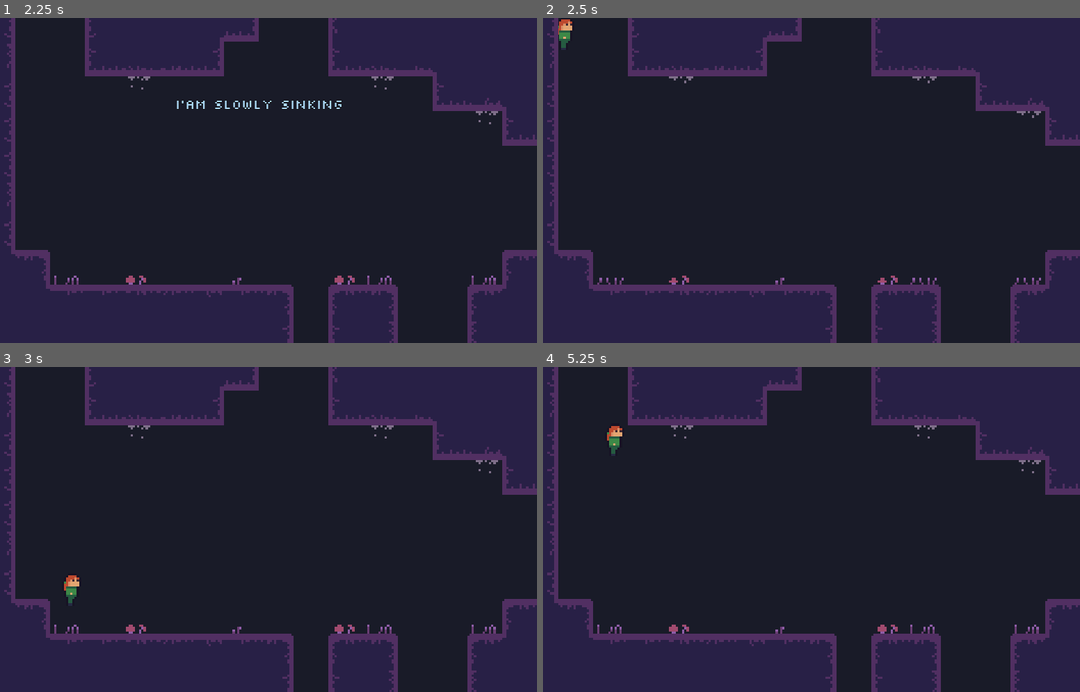
Above: before the commit, frames 1-4 (two rows, left to right).
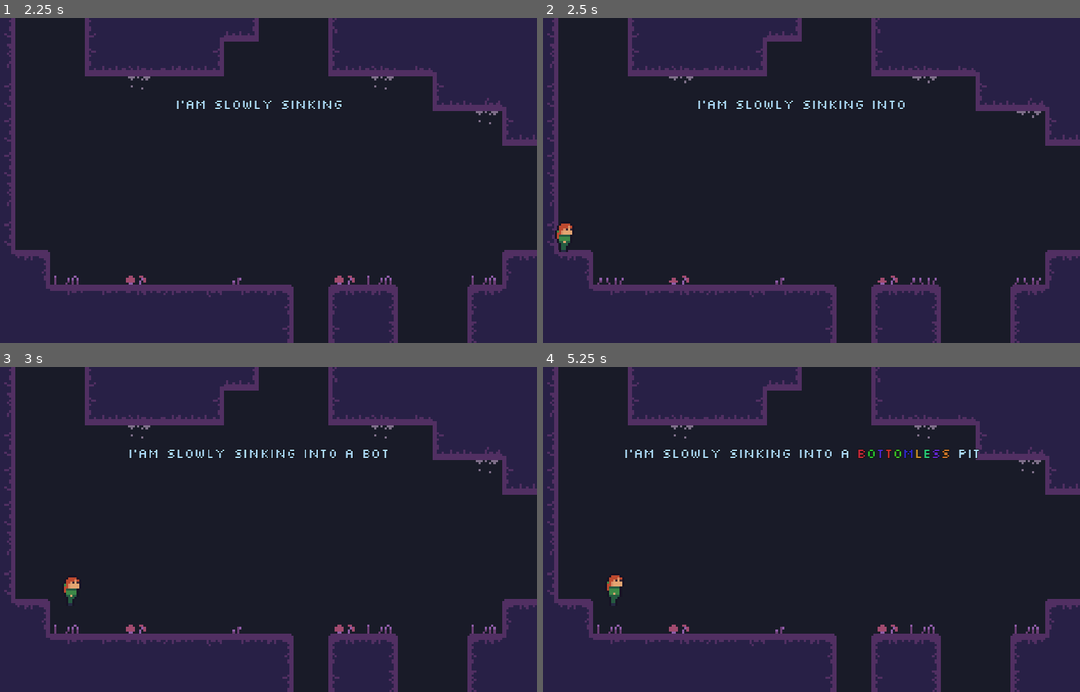
Above: after the commit, the same moments.

Repository: voidboxgames/escave
Game: Godot game, scene res://assets/scenes/Testworld.tscn
The game is run twice, just before and just after one commit, with the same random seed, the same clock (stepped at 60 frames per second) and the same inputs.
Inputs:
- Up to frame 1 (2.25 s): hold D (right) 0.53-2.03 s; tap Space (jump) at 0.77, 1.52 s; hold A (left) from 2.03 s (still down)
- Up to frame 2 (2.5 s): keep holding A (left)
- Up to frame 3 (3 s): release A (left) at 2.78 s; hold D (right) from 2.78 s (still down)
- Up to frame 4 (5.25 s): tap Space (jump) at 3.02, 3.77, 4.52 s; release D (right) at 4.28 s; hold A (left) 4.28-5.03 s; hold D (right) from 5.03 s (still down)

Frame 1 is identical in both runs. In frame 2, 0.7% of the frame differs, in the area x 2-68%, y 0-73%; in frame 3, 0.5%; in frame 4, 1.0%, in the area x 11-82%, y 18-74%.

Commit message:
respawn points

Diff:
--- a/assets/scenes/Level.gd
+++ b/assets/scenes/Level.gd
@@ -1,6 +1,7 @@
 extends Node2D
 
 export(Color, RGB) var clear_color
+onready var respawn_position = $Trigger/Respawns/R1.position
 
 # Called when the node enters the scene tree for the first time.
 func _ready() -> void:
@@ -17,14 +18,16 @@
 func _on_R1_right_body_entered(body: Node) -> void:
 	if body is Player:
 		if $YSort/Room1.current:
+			respawn_position = $Trigger/Respawns/R2.position
 			$YSort/Room2.current = true
-		else:
+
+		elif $YSort/Room2.current:
+			respawn_position = $Trigger/Respawns/R1.position
 			$YSort/Room1.current = true
 
 
-
 func _on_Player_dead() -> void:
-	get_tree().reload_current_scene()
+	$YSort/Player.position = respawn_position
 
 
 func _on_Area2D_body_entered(body: Node) -> void:
--- a/assets/scenes/Testworld.tscn
+++ b/assets/scenes/Testworld.tscn
@@ -366,7 +366,7 @@
 extents = Vector2( 2.05296, 34.8788 )
 
 [sub_resource type="RectangleShape2D" id=38]
-extents = Vector2( 32.0291, 1.76349 )
+extents = Vector2( 61.1759, 1.76349 )
 
 [node name="Testworld" type="Node2D"]
 script = ExtResource( 2 )
@@ -410,11 +410,22 @@
 
 [node name="Trigger" type="Node" parent="."]
 
-[node name="mono_sinking_pit" type="Area2D" parent="Trigger"]
-
-[node name="CollisionShape2D" type="CollisionShape2D" parent="Trigger/mono_sinking_pit"]
-position = Vector2( -62.4899, 46.272 )
+[node name="Monologues" type="Node" parent="Trigger"]
+
+[node name="mono_sinking_pit" type="Area2D" parent="Trigger/Monologues"]
+visible = false
+
+[node name="CollisionShape2D" type="CollisionShape2D" parent="Trigger/Monologues/mono_sinking_pit"]
+position = Vector2( -34.5906, 45.9318 )
 shape = SubResource( 38 )
+
+[node name="Respawns" type="Node" parent="Trigger"]
+
+[node name="R1" type="Position2D" parent="Trigger/Respawns"]
+position = Vector2( -102.759, 19.8125 )
+
+[node name="R2" type="Position2D" parent="Trigger/Respawns"]
+position = Vector2( 168.462, 17.9532 )
 [connection signal="dead" from="YSort/Player" to="." method="_on_Player_dead"]
 [connection signal="body_entered" from="YSort/Room1/R1_right" to="." method="_on_R1_right_body_entered"]
-[connection signal="body_entered" from="Trigger/mono_sinking_pit" to="." method="_on_Area2D_body_entered"]
+[connection signal="body_entered" from="Trigger/Monologues/mono_sinking_pit" to="." method="_on_Area2D_body_entered"]
